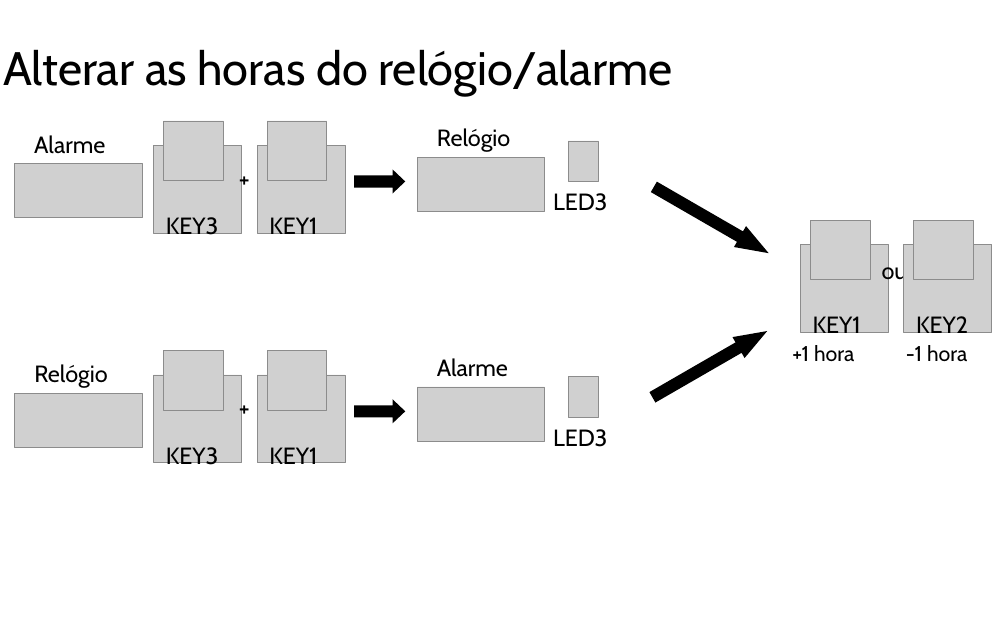
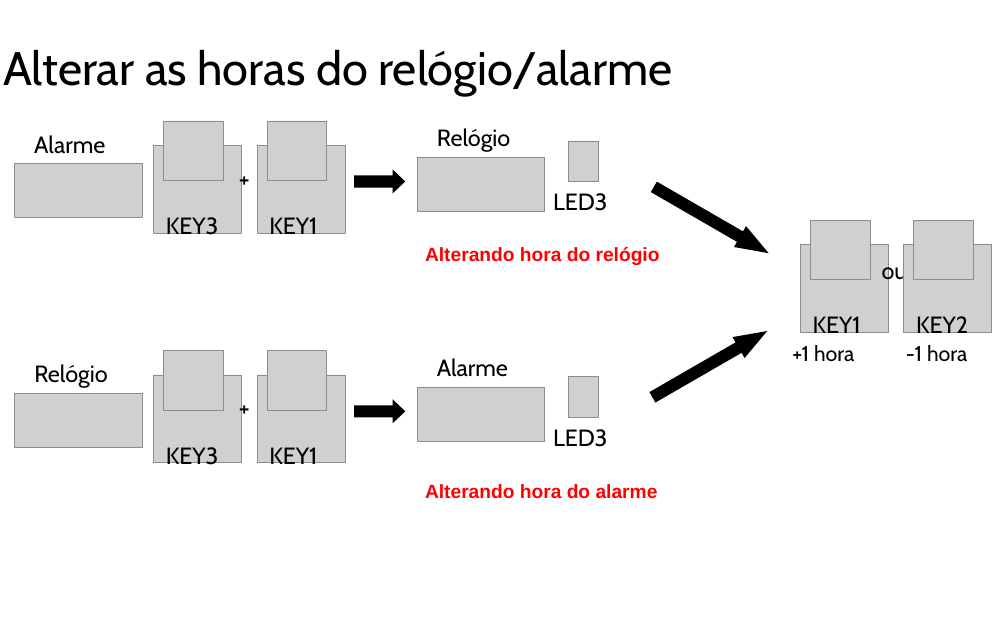
Before and after one commit to thiagola92/PUC-INF1805, a slide deck: slide 6 of Trabalho-01/Apresentacao.pptx. Drawn at 1008x635 pixels with LibreOffice and Linux fonts; fonts in the diff are those of the drawing; grey boxes stand for pictures; background and template pictures are left out. Boxes give left, top, right and bottom in pixels: in the first picture for what was removed or moved away, otherwise in the second. Text is boxed around its words. In the diff, an @@ line names an element or a change of style, - is before the commit and + after.

```diff
--- a/Trabalho-01/Apresentacao.pptx
+++ b/Trabalho-01/Apresentacao.pptx
@@ text added at box(425, 247, 660, 265), 18 pt, text #FF0000, bold @@
+Alterando hora do relógio
@@ text added at box(425, 484, 658, 499), 18 pt, text #FF0000, bold @@
+Alterando hora do alarme
```
Also in this commit, not shown: 3 other slides changed, 1 slide added, 1 slide removed, 5 other files.
